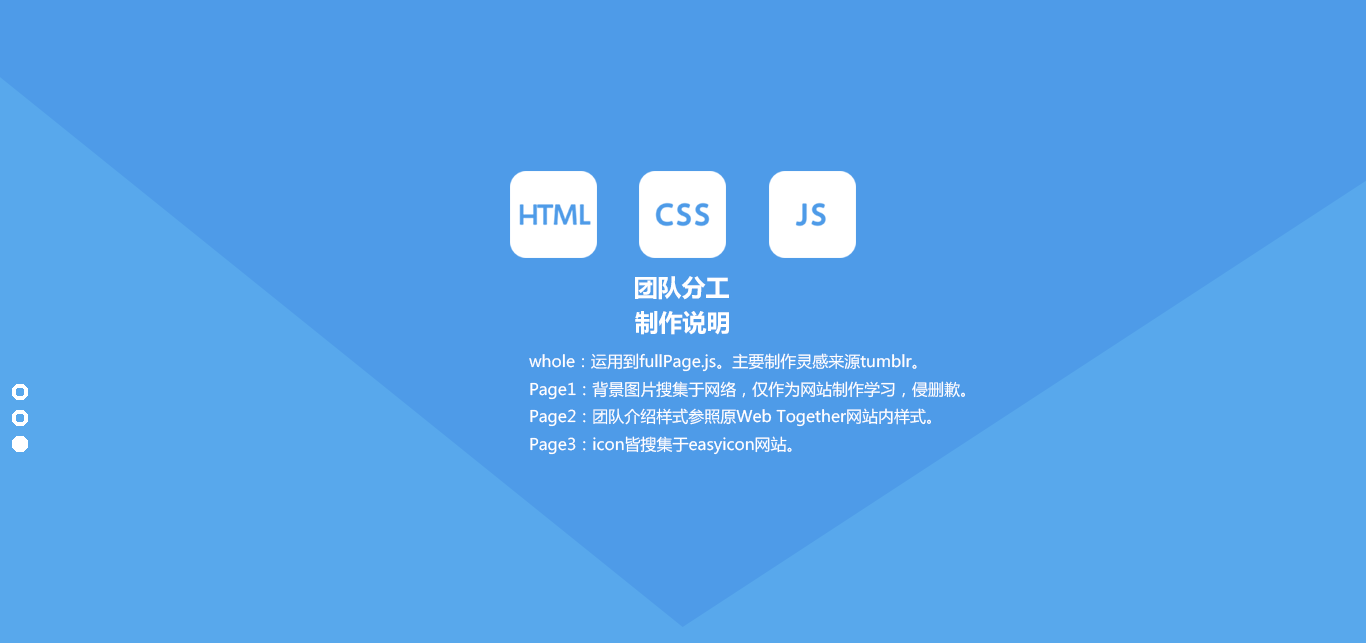
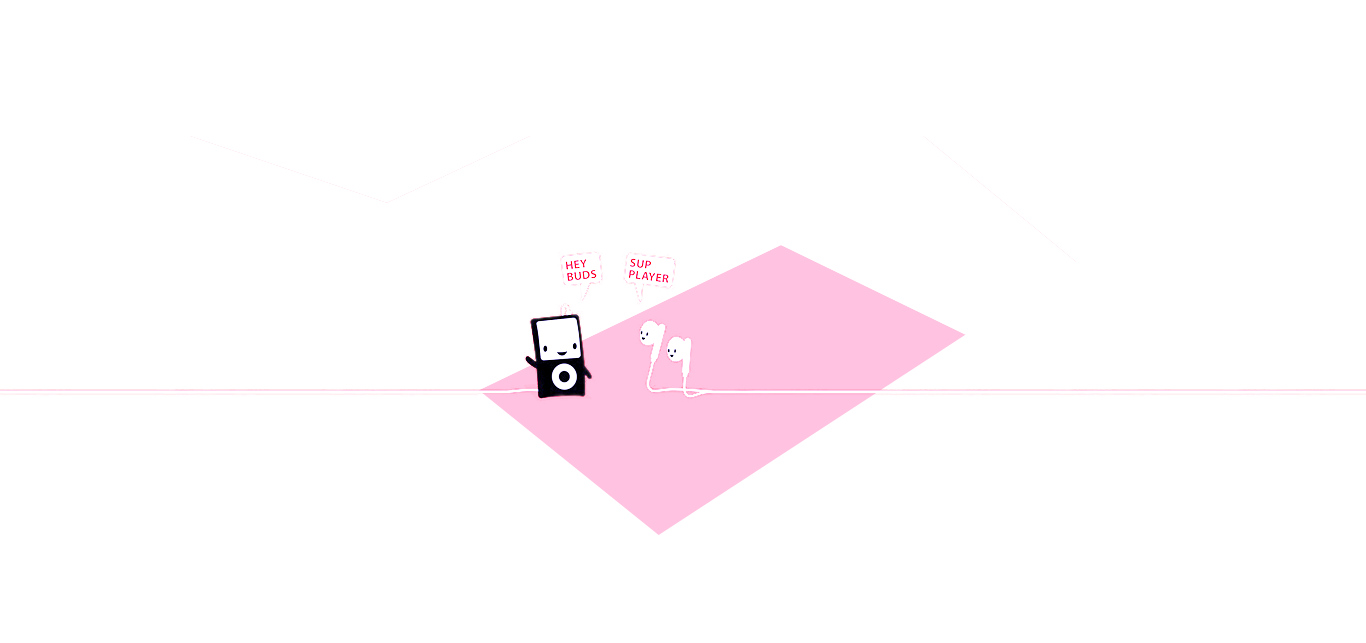
The second 1366 x 643 image is a revision of the first. Changes to its layers:
showed group "page1" (14 layers) over [0, 0, 1366, 643]
added layer "图层 4" (multiply, 54%) in group "background" over [190, 136, 1077, 535]
added layer "多边形叠底1" (1st of 2, in "page1" › "background") (multiply) in group "background" over [190, 136, 1077, 535]
hid group "page3" (28 layers) over [0, 0, 1366, 643]
hid group "hover 制作说明" (7 layers) over [529, 276, 965, 455]
hid "scrollballball" (3rd of 3, in "page3") over [12, 384, 28, 452]
hid group "icon" (3 layers) over [510, 171, 856, 258]
"多边形叠底" (2nd of 2, in "page3" › "background"): opacity 15% → 100%, painted on it, unmasked it over [0, 0, 1366, 627]
